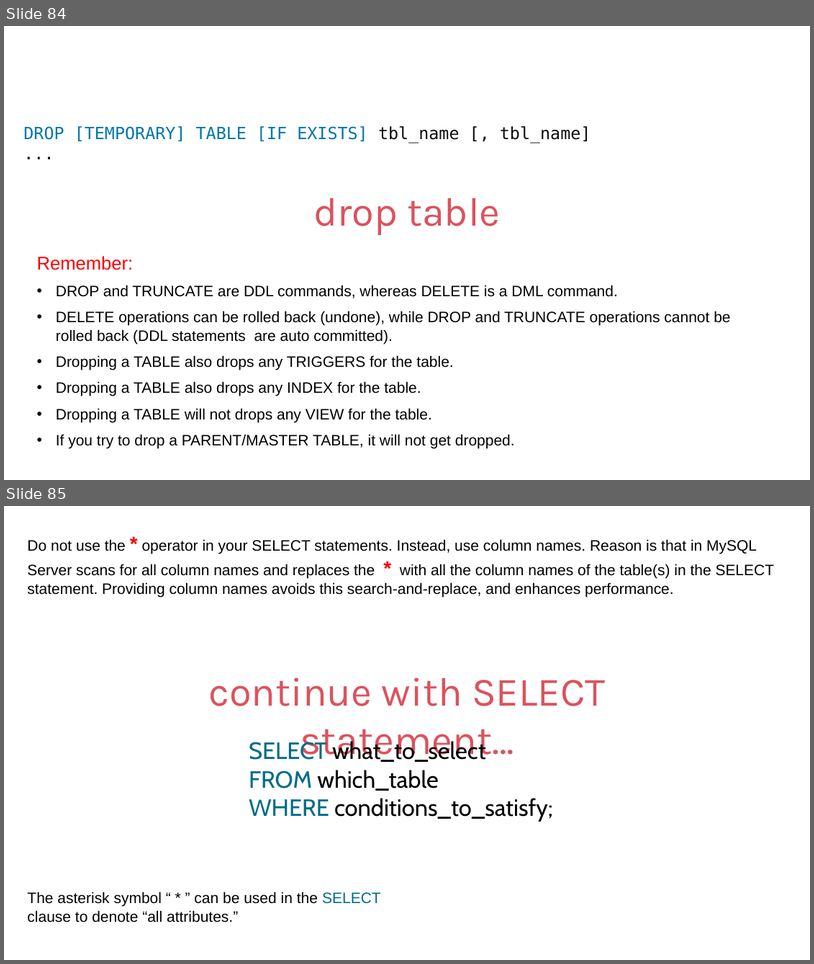
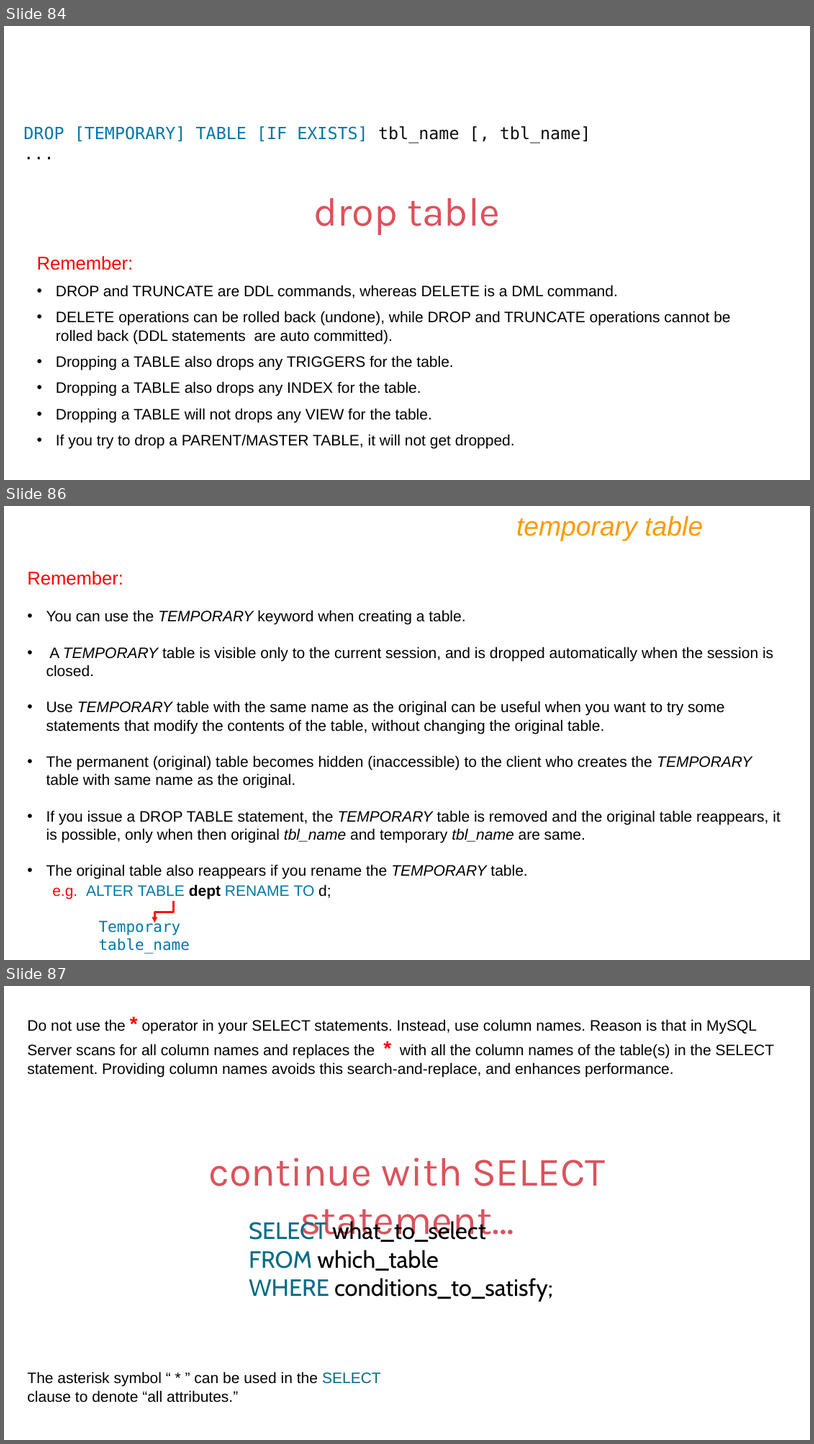
Before and after one commit to ABHAYB642/PG-DAC-All-Subjects, a slide deck: Database/IET MySQL PPT Ver9.pptx. Shown one above the other, each under a label of ours: slides 84 and 85 before the commit, slides 84, 86 and 87 after it; the slides between them are not shown. The pictures are 814x964 and 814x1444 pixels, drawn with LibreOffice and Linux fonts; fonts in the diff are those of the drawing. Boxes give left, top, right and bottom in pixels: in the first picture for what was removed or moved away, otherwise in the second. Text is boxed around its words. In the diff, an @@ line names an element or a change of style, - is before the commit and + after.

```diff
--- a/Database/IET MySQL PPT Ver9.pptx
+++ b/Database/IET MySQL PPT Ver9.pptx
@@ slide 86 added at bbox=[4, 506, 810, 960], background #FFFFFF @@
@@ text added at bbox=[517, 516, 703, 541], 32 pt, text #FF9900, italic @@
+temporary table
@@ text added at bbox=[27, 571, 780, 899], 18 pt, text #000000 @@
+Remember:
+• You can use the TEMPORARY keyword when creating a table.
+• A TEMPORARY table is visible only to the current session, and is dropped automatically when the session is closed.
+• Use TEMPORARY table with the same name as the original can be useful when you want to try some statements that modify the contents of the table, without changing the original table.
+• The permanent (original) table becomes hidden (inaccessible) to the client who creates the TEMPORARY table with same name as the original.
+• If you issue a DROP TABLE statement, the TEMPORARY table is removed and the original table reappears, it is possible, only when then original tbl_name and temporary tbl_name are same.
+• The original table also reappears if you rename the TEMPORARY table.
+e.g. ALTER TABLE dept RENAME TO d;
@@ elbow arrow added from (174, 901) to (154, 922), #FE1212 2.25 pt @@
@@ text added at bbox=[99, 919, 190, 953], 18 pt, text #0077AA @@
+Temporary table_name
@@ what was slide 85 is now slide 87 @@
```
Also in this commit, not shown: 4 slides changed, 83 other slides added.
